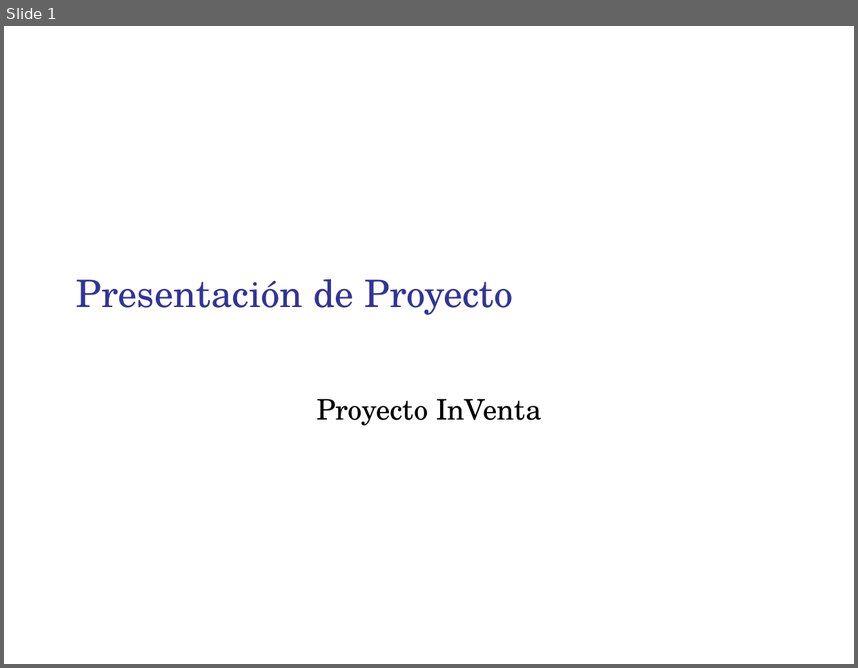
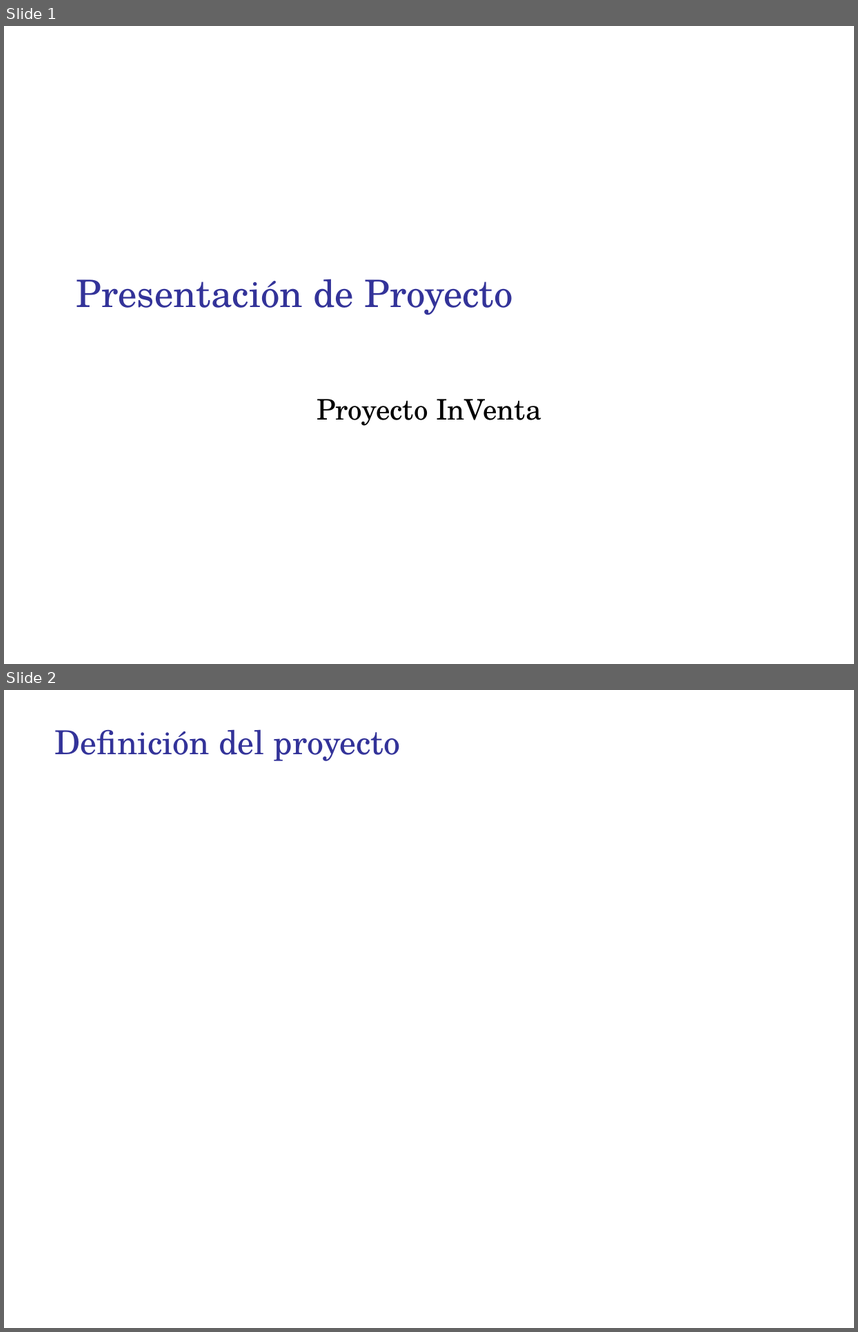
Before and after one commit to ebenites/gpy031, a slide deck: Sesion 10/inventa.ppt. Shown one above the other, each under a label of ours: slide 1 before the commit, slides 1 and 2 after it. The pictures are 858x668 and 858x1332 pixels, drawn with LibreOffice and Linux fonts; fonts in the diff are those of the drawing; background and template pictures are left out. Boxes give left, top, right and bottom in pixels: in the first picture for what was removed or moved away, otherwise in the second. Text is boxed around its words. In the diff, an @@ line names an element or a change of style, - is before the commit and + after.

```diff
--- a/Sesion 10/inventa.ppt
+++ b/Sesion 10/inventa.ppt
@@ slide 2 added at [4, 690, 854, 1328], background #FFFFFF @@
@@ title added at [55, 729, 401, 761], 28 pt, text #333399 @@
+Definición del proyecto
```
Also in this commit, not shown: 1 slide removed.
